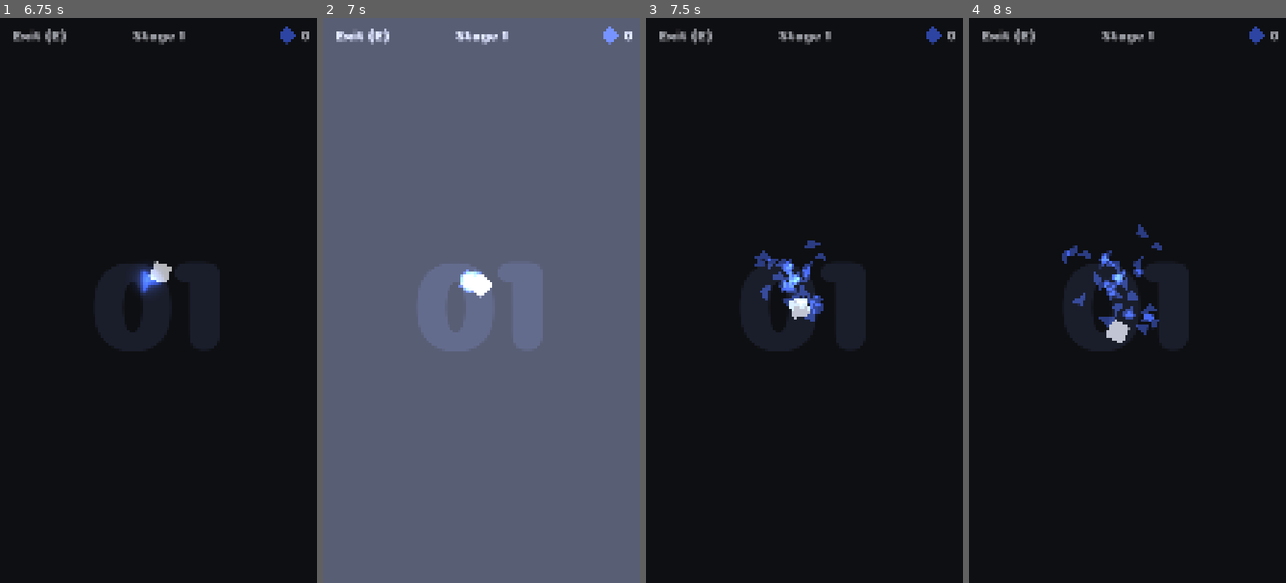
Above: before the commit, frames 1-4 (left to right).
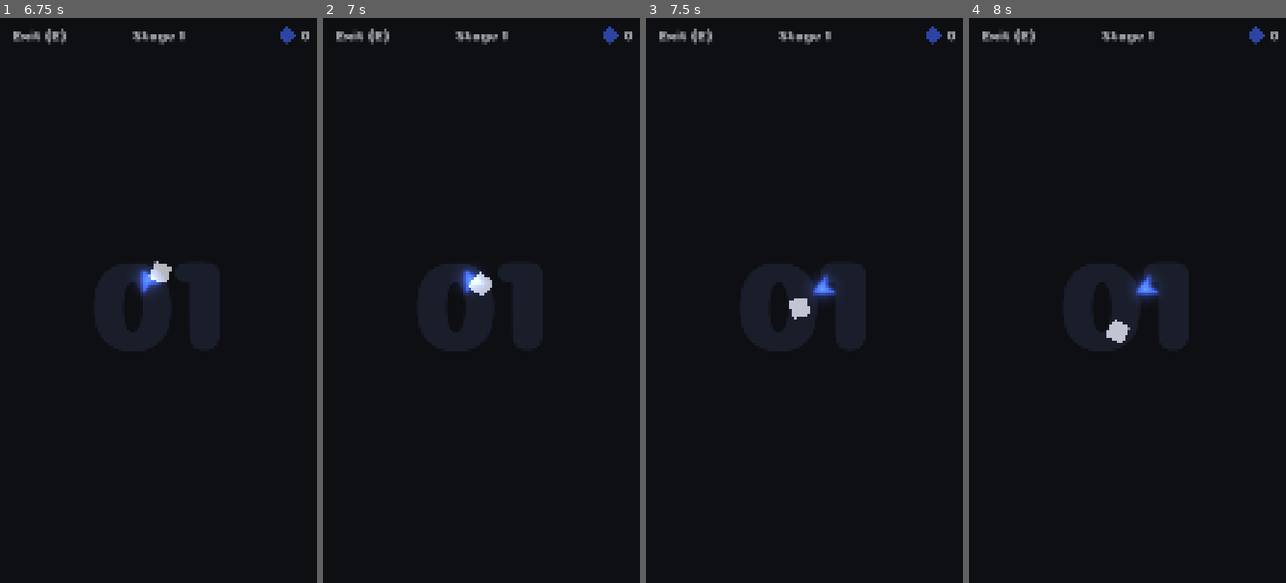
Above: after the commit, the same moments.

Repository: veprogames/blumo
Game: Godot game, scene res://src/main_menu/main_menu.tscn
Two runs of this game, one before a commit and one after it. Both use one fixed random seed, a clock stepped at 60 frames per second and the inputs below.
Inputs (mouse positions are in pixels of both pictures, inside the frame that each line leads up to):
- Up to frame 1 (6.75 s): click "Start" at 0.5 s; move the mouse to (174, 300) at 1.27 s; move the mouse to (142, 300) at 2.02 s; move the mouse to (164, 289) at 2.77 s; move the mouse to (155, 311) at 3.52 s; move the mouse to (183, 306) at 4.27 s; move the mouse to (133, 294) at 5.02 s; move the mouse to (161, 300) at 5.77 s; move the mouse to (145, 289) at 6.52 s
- Up to frame 2 (7 s): no input
- Up to frame 3 (7.5 s): move the mouse to (820, 300) at 7.27 s
- Up to frame 4 (8 s): no input

Frame 1 is identical in both runs. In frame 2, 100% of the frame differs, in the area x 0-100%, y 0-100%; in frame 3, 1.3%; in frame 4, 1.4%.

Commit message:
add hexagon edibles + chance upgrade

Diff:
--- /dev/null
+++ b/assets/upgrade_definitions/hexagon_chance.tres
@@ -0,0 +1,19 @@
+[gd_resource type="Resource" script_class="UpgradeDefinition" load_steps=5 format=3 uid="uid://36wdc4xdy5r8"]
+
+[ext_resource type="Script" uid="uid://c1sdikum62e7q" path="res://src/upgrade/effect_display_template_percent.gd" id="1_y1vad"]
+[ext_resource type="Texture2D" uid="uid://dlxnfmkcy3v41" path="res://assets/upgrades/icons/hexagon_chance.png" id="2_y1vad"]
+[ext_resource type="Script" uid="uid://cumjv6cve7vvt" path="res://src/upgrade/upgrade_definition.gd" id="3_ggwab"]
+
+[sub_resource type="Resource" id="Resource_h5ye2"]
+script = ExtResource("1_y1vad")
+precision = 1
+metadata/_custom_type_script = "uid://c1sdikum62e7q"
+
+[resource]
+script = ExtResource("3_ggwab")
+price_formula = "100000 + 100000 * level"
+effect_formula = "0.025 * level"
+effect_display = SubResource("Resource_h5ye2")
+title = "Hexagon (x7)"
+icon = ExtResource("2_y1vad")
+metadata/_custom_type_script = "uid://cumjv6cve7vvt"
--- /dev/null
+++ b/src/edible/edible_hexagon.tscn
@@ -0,0 +1,46 @@
+[gd_scene load_steps=9 format=3 uid="uid://c3oxqbxyvuh2v"]
+
+[ext_resource type="Script" uid="uid://cv8chjs068okp" path="res://src/edible/edible.gd" id="1_uwkny"]
+[ext_resource type="Texture2D" uid="uid://dqutjy48rxjhr" path="res://assets/edible/glow.png" id="2_sbj1a"]
+[ext_resource type="Texture2D" uid="uid://b6wulsjs1fc8p" path="res://assets/edible/edible_hexagon.png" id="3_uwkny"]
+[ext_resource type="PackedScene" uid="uid://bt0nfg0todtse" path="res://src/edible/behavior/edible_behavior_random_size.tscn" id="4_a07sr"]
+[ext_resource type="PackedScene" uid="uid://bx6blj6gtxrsg" path="res://src/edible/behavior/edible_behavior_standard.tscn" id="5_pvp2y"]
+
+[sub_resource type="RectangleShape2D" id="RectangleShape2D_gjdqc"]
+size = Vector2(64, 64)
+
+[sub_resource type="CanvasItemMaterial" id="CanvasItemMaterial_e8277"]
+blend_mode = 1
+
+[sub_resource type="CanvasItemMaterial" id="CanvasItemMaterial_5lwxo"]
+blend_mode = 1
+
+[node name="EdibleHexagon" type="Area2D"]
+collision_layer = 2
+collision_mask = 5
+script = ExtResource("1_uwkny")
+value_multiplier = 7.0
+color = Color(0.2262, 0.87, 0.2262, 1)
+
+[node name="CollisionShape2D" type="CollisionShape2D" parent="."]
+shape = SubResource("RectangleShape2D_gjdqc")
+
+[node name="Glow" type="Sprite2D" parent="."]
+material = SubResource("CanvasItemMaterial_e8277")
+scale = Vector2(1.25, 1.25)
+texture = ExtResource("2_sbj1a")
+
+[node name="Sprite2D" type="Sprite2D" parent="."]
+material = SubResource("CanvasItemMaterial_5lwxo")
+scale = Vector2(0.5, 0.5)
+texture = ExtResource("3_uwkny")
+
+[node name="EdibleBehaviorRandomSize" parent="." node_paths=PackedStringArray("edible") instance=ExtResource("4_a07sr")]
+edible = NodePath("..")
+min_size = 1.0
+max_size = 1.3
+
+[node name="EdibleBehaviorStandard" parent="." node_paths=PackedStringArray("edible") instance=ExtResource("5_pvp2y")]
+edible = NodePath("..")
+
+[connection signal="area_entered" from="." to="." method="_on_area_entered"]
--- a/src/global/save_game.gd
+++ b/src/global/save_game.gd
@@ -16,6 +16,9 @@
 var upgrade_triangle_chance: Upgrade = Upgrade.new(
 	preload("res://assets/upgrade_definitions/triangle_chance.tres")
 )
+var upgrade_hexagon_chance: Upgrade = Upgrade.new(
+	preload("res://assets/upgrade_definitions/hexagon_chance.tres")
+)
 
 func _set_stage(new_stage: int) -> void:
 	stage = new_stage
@@ -31,7 +34,8 @@
 		"score": score,
 		"upgrade_trail_length": upgrade_trail_length.level,
 		"upgrade_edible_value": upgrade_edible_value.level,
-		"triangle_chance": upgrade_triangle_chance.level,
+		"upgrade_triangle_chance": upgrade_triangle_chance.level,
+		"upgrade_hexagon_chance": upgrade_hexagon_chance.level,
 	}
 
 func load_game(serialized: Dictionary) -> void:
@@ -39,4 +43,5 @@
 	score = serialized.score
 	upgrade_trail_length.level = serialized.upgrade_trail_length
 	upgrade_edible_value.level = serialized.upgrade_edible_value
-	upgrade_triangle_chance.level = serialized.triangle_chance
+	upgrade_triangle_chance.level = serialized.upgrade_triangle_chance
+	upgrade_hexagon_chance.level = serialized.upgrade_hexagon_chance
--- a/src/level/edible_spawner.gd
+++ b/src/level/edible_spawner.gd
@@ -5,10 +5,10 @@
 
 @export var level: Level
 
-var EdibleScene: PackedScene = preload("res://src/edible/edible_square.tscn")
 var Edibles: Array[PackedScene] = [
 	preload("res://src/edible/edible_square.tscn"),
 	preload("res://src/edible/edible_triangle.tscn"),
+	preload("res://src/edible/edible_hexagon.tscn"),
 ]
 var EdibleExplosionScene: PackedScene = preload("res://src/edible/effect/edible_explosion.tscn")
 
@@ -79,6 +79,8 @@
 	var edible_scene: PackedScene = Edibles[0]
 	if randf() < Global.save.upgrade_triangle_chance.get_current_effect():
 		edible_scene = Edibles[1]
+		if randf() < Global.save.upgrade_triangle_chance.get_current_effect():
+			edible_scene = Edibles[2]
 	var edible: Edible = edible_scene.instantiate() as Edible
 
 	edible.position = edible_position
--- a/src/player/player.gd
+++ b/src/player/player.gd
@@ -74,6 +74,9 @@
 		)
 
 func die() -> void:
+	if OS.has_feature("editor"):
+		return
+
 	Global.save_game()
 
 	# if not dead already
--- a/src/upgrade/upgrade_menu.gd
+++ b/src/upgrade/upgrade_menu.gd
@@ -4,6 +4,8 @@
 @onready var upgrade_button_trail: UpgradeButton = %UpgradeButtonTrail
 @onready var upgrade_button_value: UpgradeButton = %UpgradeButtonValue
 @onready var upgrade_button_triangle_chance: UpgradeButton = %UpgradeButtonTriangleChance
+@onready var upgrade_button_hexagon_chance: UpgradeButton = %UpgradeButtonHexagonChance
+
 @onready var currency_counter: CurrencyCounter = %CurrencyCounter
 
 
@@ -11,6 +13,7 @@
 	upgrade_button_trail.upgrade = Global.save.upgrade_trail_length
 	upgrade_button_value.upgrade = Global.save.upgrade_edible_value
 	upgrade_button_triangle_chance.upgrade = Global.save.upgrade_triangle_chance
+	upgrade_button_hexagon_chance.upgrade = Global.save.upgrade_hexagon_chance
 
 	currency_counter.set_value_instant(Global.save.score)
 	Global.save.score_changed.connect(_on_global_score_changed)
--- a/src/upgrade/upgrade_menu.tscn
+++ b/src/upgrade/upgrade_menu.tscn
@@ -59,3 +59,7 @@
 [node name="UpgradeButtonTriangleChance" parent="MarginContainer/VBoxContainer/FlowContainer" instance=ExtResource("1_kyr0d")]
 unique_name_in_owner = true
 layout_mode = 2
+
+[node name="UpgradeButtonHexagonChance" parent="MarginContainer/VBoxContainer/FlowContainer" instance=ExtResource("1_kyr0d")]
+unique_name_in_owner = true
+layout_mode = 2
Binary file added: assets/edible/edible_hexagon.png
Not shown, added: assets/edible/edible_hexagon.png.import
Binary file added: assets/upgrades/icons/hexagon_chance.png
Not shown, added: assets/upgrades/icons/hexagon_chance.png.import
